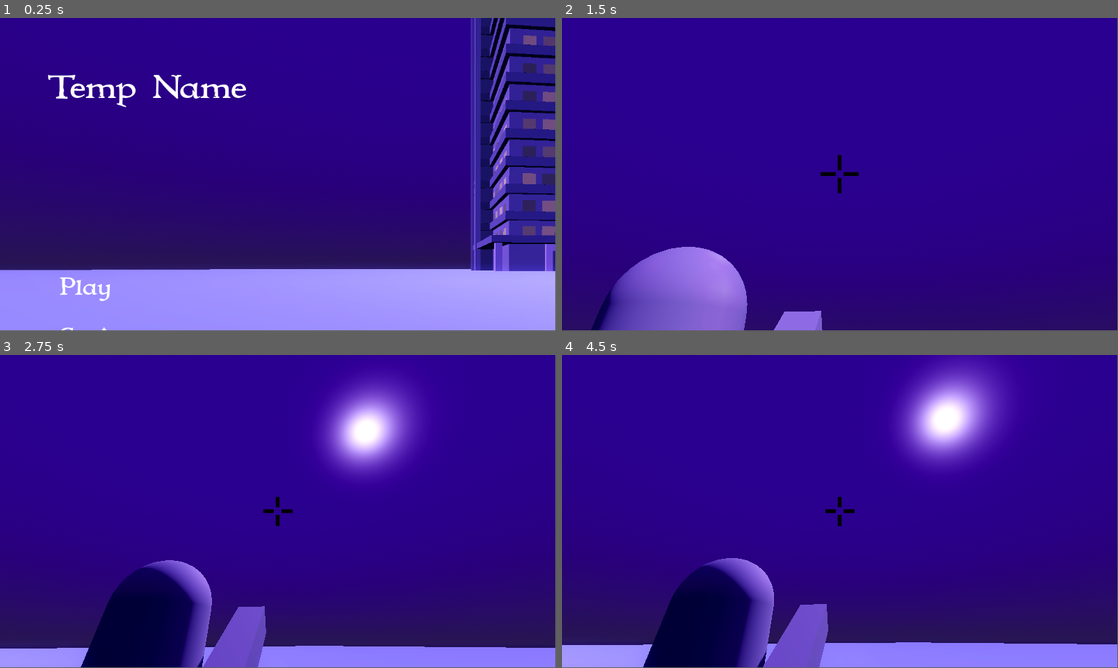
Above: before the commit, frames 1-4 (two rows, left to right).
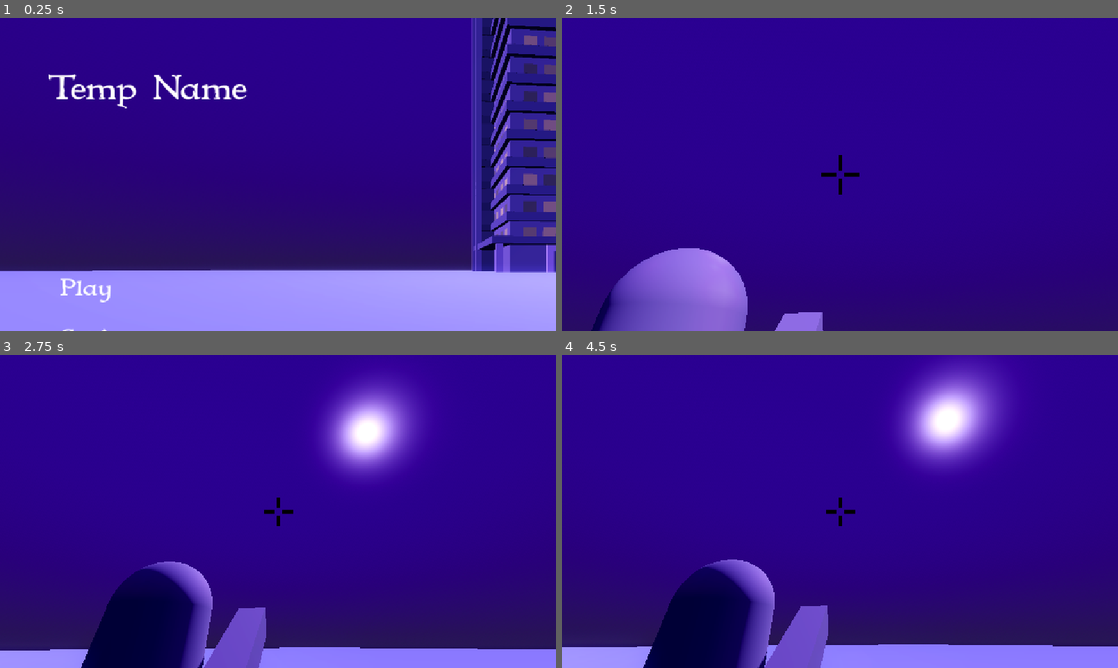
Above: after the commit, the same moments.

Repository: yelanshands/snowfallen
Game: Godot game, scene res://home.tscn
The game is run twice, just before and just after one commit, with the same random seed, the same clock (stepped at 60 frames per second) and the same inputs.
Inputs (mouse positions are in pixels of both pictures, inside the frame that each line leads up to):
- Up to frame 1 (0.25 s): no input
- Up to frame 2 (1.5 s): click "Play" at 0.5 s; tap Enter at 1.25 s; move the mouse to (867, 171) at 1.27 s; hold W (move_forward) from 1.28 s (still down); hold C (crouch) from 1.28 s (still down)
- Up to frame 3 (2.75 s): keep holding W (move_forward); tap Space (jump) at 1.52, 2.27 s; move the mouse to (250, 511) at 2.02 s; release C (crouch) at 2.03 s; click (250, 511) at 2.1 s
- Up to frame 4 (4.5 s): keep holding W (move_forward); move the mouse to (851, 505) at 2.77 s; hold Shift (sprint) 2.78-3.53 s; tap Space (jump) at 3.5, 3.77 s; move the mouse to (834, 514) at 3.52 s; tap Mouse wheel down (wheel_down) at 3.6 s; move the mouse to (878, 514) at 4.27 s; hold Mouse wheel up (wheel_up) from 4.28 s (still down)
The window is 799x449 before the commit and 800x450 after it. Grey fills any space a smaller window leaves; there, only what the larger window draws over its background counts as a difference.

The runs differ from the first frame. In frame 1, 4.0% of the frame differs, in the area x 0-100%, y 0-100%; in frame 2, 0.4%; in frame 3, 0.8%; in frame 4, 1.0%.

Commit message:
fixing screen sizes

Diff:
--- a/frappecchino/game.tscn
+++ b/frappecchino/game.tscn
@@ -875,27 +875,18 @@
 
 [node name="Game" type="Node3D"]
 
-[node name="Control" type="Control" parent="."]
-layout_mode = 3
-anchors_preset = 0
-offset_right = 128.0
-offset_bottom = 128.0
-mouse_filter = 2
-
-[node name="Crosshair" type="TextureRect" parent="Control"]
-clip_contents = true
-layout_mode = 1
-anchors_preset = 8
-anchor_left = 0.5
-anchor_top = 0.5
-anchor_right = 0.5
-anchor_bottom = 0.5
-offset_left = -64.0
-offset_top = -64.0
-offset_right = -4.0
-offset_bottom = -4.0
+[node name="CanvasLayer" type="CanvasLayer" parent="."]
+
+[node name="MarginContainer" type="MarginContainer" parent="CanvasLayer"]
+anchors_preset = 15
+anchor_right = 1.0
+anchor_bottom = 1.0
 grow_horizontal = 2
 grow_vertical = 2
+
+[node name="Crosshair" type="TextureRect" parent="CanvasLayer/MarginContainer"]
+clip_contents = true
+layout_mode = 2
 mouse_filter = 2
 texture = ExtResource("3_feb5d")
 expand_mode = 1
--- a/frappecchino/player.gd
+++ b/frappecchino/player.gd
@@ -3,7 +3,8 @@
 @onready var camera: Camera3D = $SpringArmPivot/PlayerCamera
 @onready var spring_arm: SpringArm3D = $SpringArmPivot/SpringArm3D
 @onready var spring_pos: Node3D = $SpringArmPivot/SpringArm3D/SpringPosition
-@onready var crosshair: TextureRect = $/root/Game/Control/Crosshair
+@onready var crosshair_cont: MarginContainer = $/root/Game/CanvasLayer/MarginContainer
+@onready var crosshair: TextureRect = crosshair_cont.get_child(0)
 
 @export var fov: float = 75.0
 @export var friction: float = 0.25
@@ -34,7 +35,7 @@
 			Input.mouse_mode = Input.MOUSE_MODE_CAPTURED
 			get_viewport().set_input_as_handled()
 
-func _process(delta):
+func _process(_delta):
 	camera.position.x = spring_pos.position.x
 	camera.position.z = spring_pos.position.z
 	camera.position.y = spring_pos.position.y - PI/4 - (camera.rotation.x + PI/4)*3
@@ -59,8 +60,8 @@
 	if Input.is_action_pressed("jump") and is_on_floor():
 		velocity.y = jump_speed
 
-	crosshair.position.x = DisplayServer.window_get_size()[0]/2.0-(crosshair.size.x/2.0)
-	crosshair.position.y = DisplayServer.window_get_size()[1]/2.0-(crosshair.size.y/2.0)
+	crosshair.position.x = crosshair_cont.size.x/2.0-(crosshair.size.x/2.0)
+	crosshair.position.y = crosshair_cont.size.y/2.0-(crosshair.size.y/2.0)
 
 	if not Input.get_vector("strafe_left", "strafe_right", "move_forward", "move_back"):
 		velocity.x = lerp(velocity.x, 0.0, friction)
--- a/frappecchino/project.godot
+++ b/frappecchino/project.godot
@@ -14,6 +14,11 @@
 run/main_scene="uid://mlr277p0vj6k"
 config/features=PackedStringArray("4.4", "GL Compatibility")
 config/icon="res://icon.svg"
+
+[display]
+
+window/stretch/mode="canvas_items"
+window/stretch/aspect="expand"
 
 [dotnet]
 
Not shown, changed: frappecchino/versions/v3/index.apple-touch-icon.png.import
Not shown, changed: frappecchino/versions/v3/index.icon.png.import
Not shown, changed: frappecchino/versions/v3/index.png.import
Not shown, changed: frappecchino/versions/v3/frappecchino_v3.zip
Not shown, changed: frappecchino/versions/v3/index.html
Not shown, changed: frappecchino/versions/v3/index.pck
